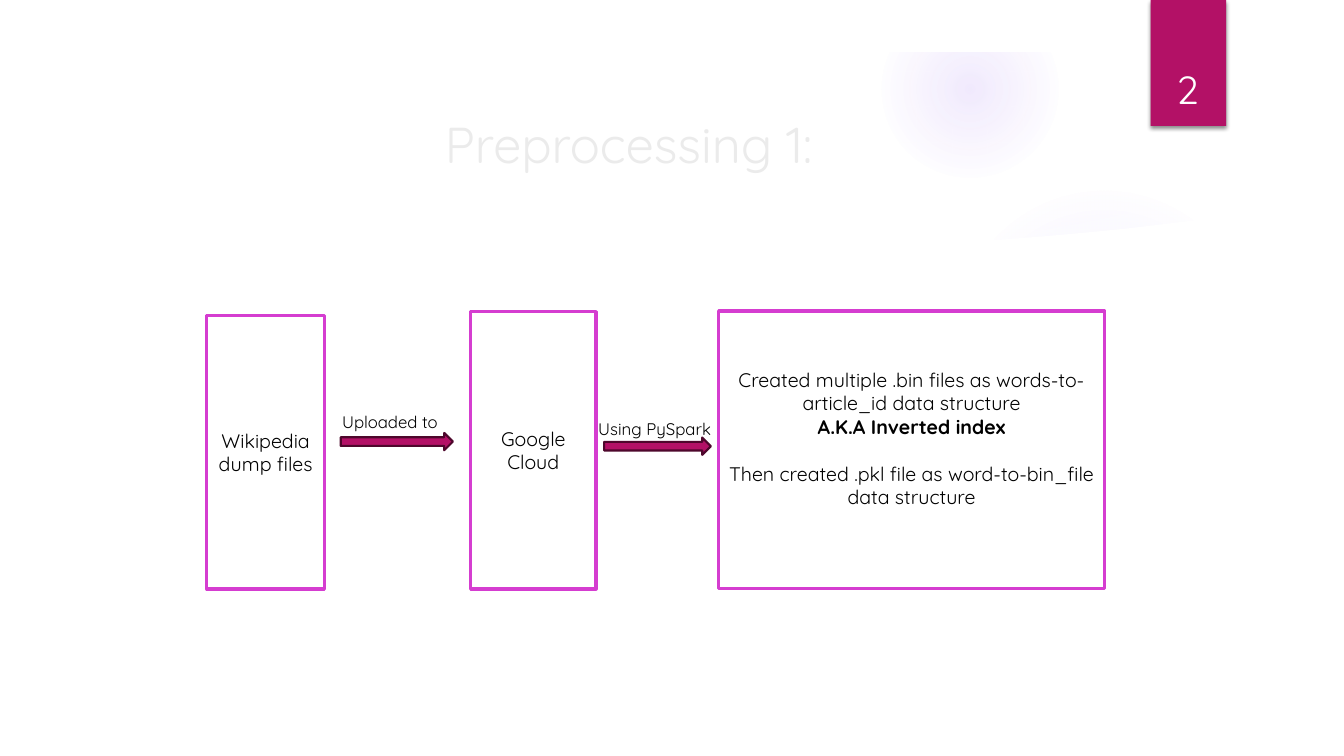
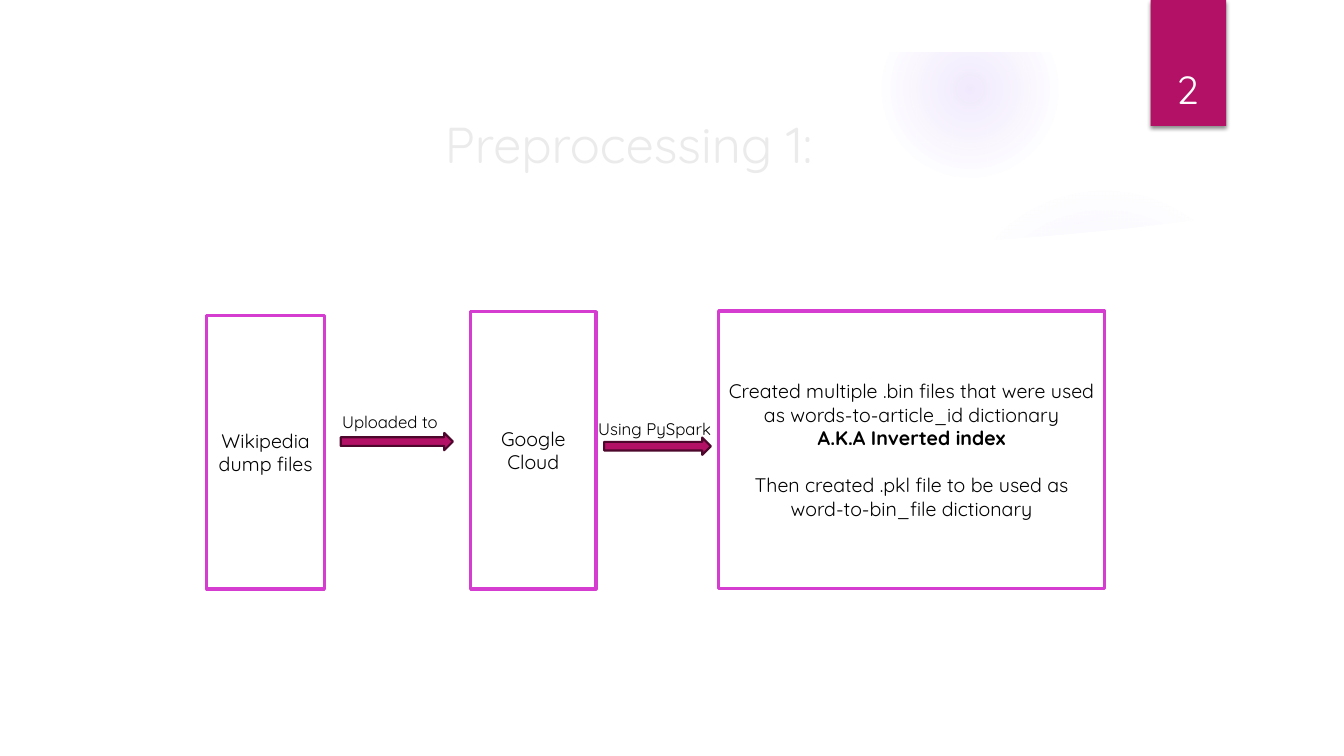
Before and after one commit to ilayc11/Search-Engine-Project, a slide deck: slide 2 of Administration/Information-Retrieval Wikipedia Search Engine Project.pptx. Drawn at 1344x756 pixels with LibreOffice and Linux fonts; fonts in the diff are those of the drawing; background and template pictures are left out. Boxes give left, top, right and bottom in pixels: in the first picture for what was removed or moved away, otherwise in the second. Text is boxed around its words. In the diff, an @@ line names an element or a change of style, - is before the commit and + after.

```diff
--- a/Administration/Information-Retrieval Wikipedia Search Engine Project.pptx
+++ b/Administration/Information-Retrieval Wikipedia Search Engine Project.pptx
@@ text in rectangle at [729,383,1094,426]: text changed @@
-Created multiple .bin files as words-to-article_id data structure
+Created multiple .bin files that were used as words-to-article_id dictionary
@@ text in rectangle at [755,477,1068,520]: text changed @@
-Then created .pkl file as word-to-bin_file data structure
+Then created .pkl file to be used as word-to-bin_file dictionary
```
Also in this commit, not shown: 1 other slide changed.
